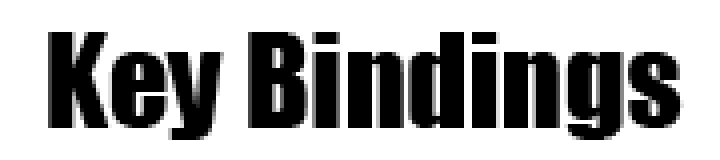
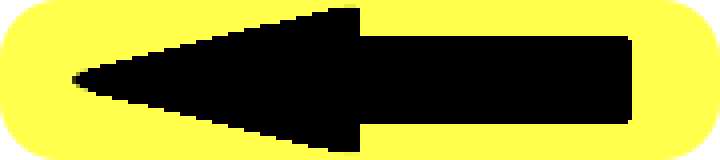
Layer changes from the first 720x160 image to the second:
added layer "Layer 4 copy" above "back" over [72, 4, 632, 156]
hid "Key Bindings" over [48, 32, 684, 140]
showed "Layer 2" over [0, 0, 720, 160]
